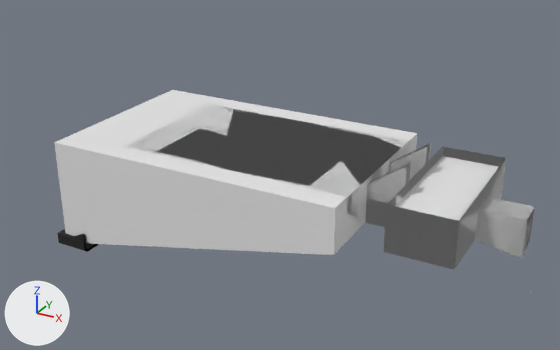
The Blender file blender/Room5555.blend, before and after one commit.
Camera for both pictures: a 50 mm lens placed at (12.4, -86.1, 51.3), pointed at (-41.3, 11.5, 2.5). The lights are fixed; the arrows at lower left show +X, +Y and +Z. The older version comes first.

Names of what the first picture shows: 'Ceiling', 'Room', 'Room.001', 'Stage'.
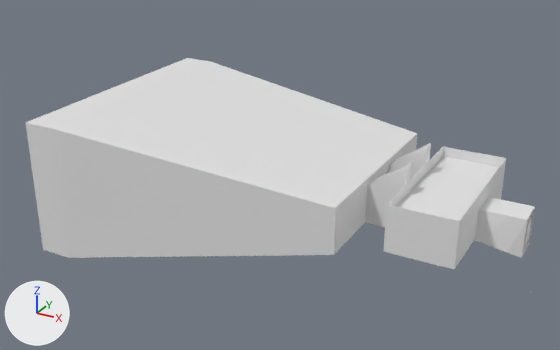
The edits, one by one:
me_mesh_005 is used by ob_room_001; location (6.3, 12.7, 0.0).
me_mesh_005 had 190 vertices, 117 faces and spanned x -80.0..-9.6, y -15.8..15.5, z -9.7..9.8.
me_mesh_005 now has 190 vertices, 117 faces and spans x -80.0..-9.6, y -21.0..20.7, z -9.7..11.8.
Part 1, on me_mesh_005:
Vertex 21 of me_mesh_005 moves from (-74.7, 15.5, -9.7) to (-74.7, 20.7, -9.7).
Vertex 22 of me_mesh_005 moves from (-74.7, -15.8, -9.7) to (-74.7, -21.0, -9.7).
Vertex 142 of me_mesh_005 moves from (-74.7, -15.8, 6.8) to (-74.7, -21.0, 11.8).
Vertex 143 of me_mesh_005 moves from (-74.7, 15.5, 6.8) to (-74.7, 20.7, 11.8).
Vertex 184 of me_mesh_005 moves from (-80.0, 15.5, -9.7) to (-80.0, 20.7, -9.7).
Vertex 185 of me_mesh_005 moves from (-80.0, -15.8, -9.7) to (-80.0, -21.0, -9.7).
Vertex 186 of me_mesh_005 moves from (-80.0, -15.8, 6.8) to (-80.0, -21.0, 11.8).
Vertex 187 of me_mesh_005 moves from (-80.0, 15.5, 6.8) to (-80.0, 20.7, 11.8).
Object 'Room' (ob_room) is deleted.

What differs and where, as boxes [x1, y1, x2, y2] in the pictures (560 x 350 px; the box of a moved part takes in the faces that stretch with it):
'Room.001', reshaped (18% taller)
    before: [54, 90, 535, 270]
    after: [26, 58, 535, 270]
'Room', deleted
    before: [124, 104, 534, 256]
part 1 of me_mesh_005, moved or reshaped
    before: [54, 90, 417, 255]
    after: [26, 58, 417, 258]
